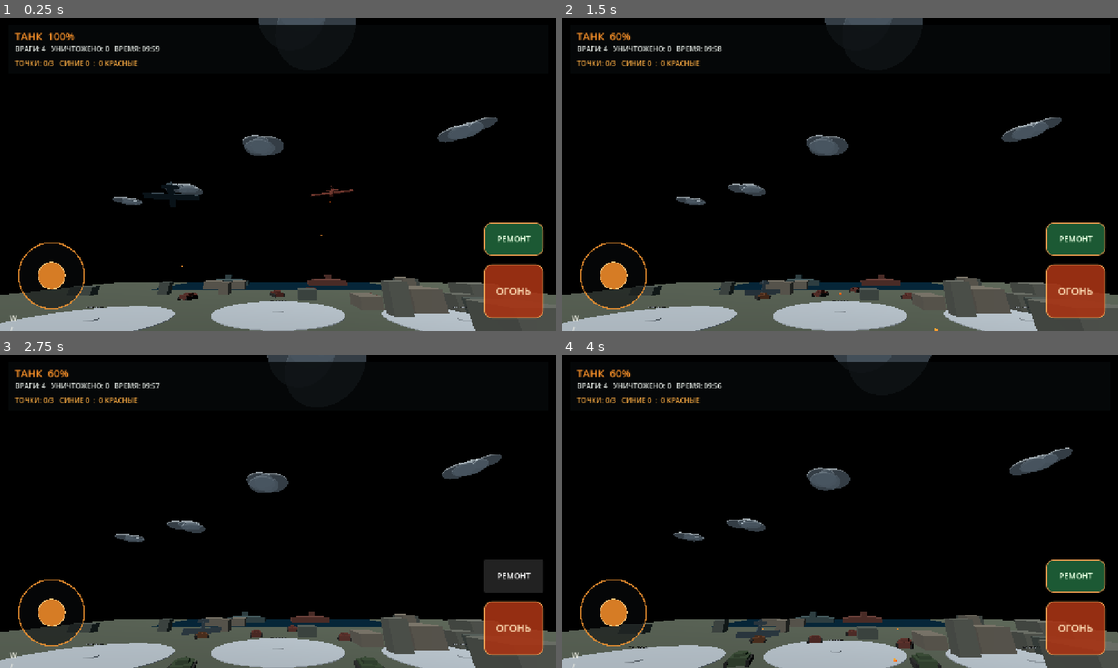
Above: before the commit, frames 1-4 (two rows, left to right).
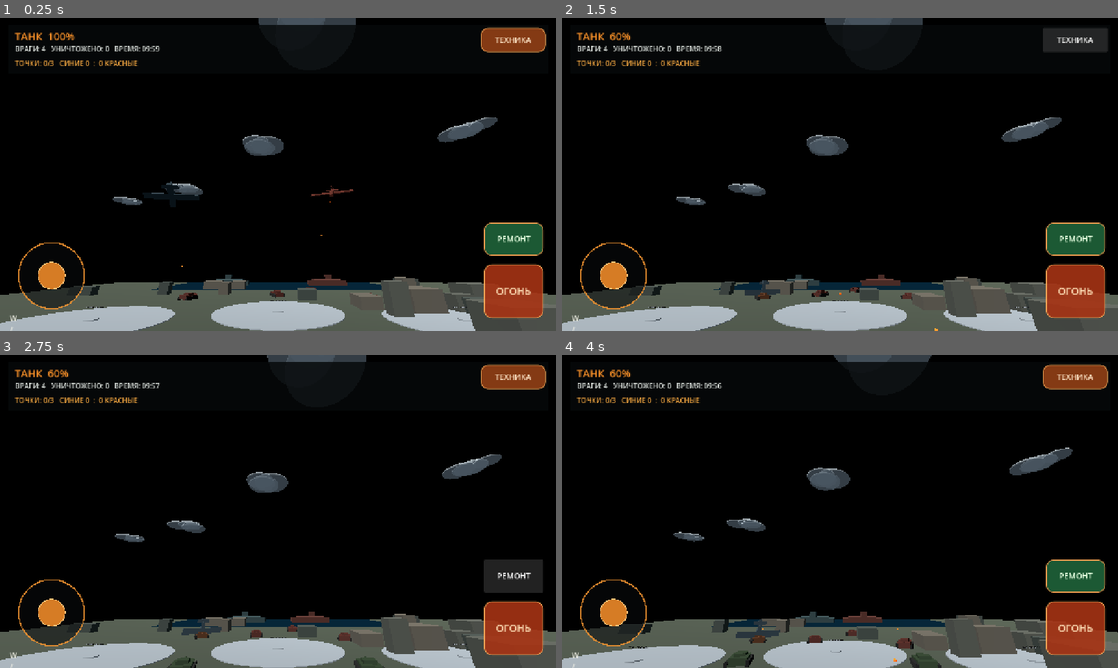
Above: after the commit, the same moments.

Repository: p87010834-ai/WAR-BATTLE-MOBILE
Game: Godot game, scene res://scenes/main.tscn
The game is run twice, just before and just after one commit, with the same random seed, the same clock (stepped at 60 frames per second) and the same inputs.
Inputs (mouse positions are in pixels of both pictures, inside the frame that each line leads up to):
- Up to frame 1 (0.25 s): no input
- Up to frame 2 (1.5 s): click "ОГОНЬ" at 0.5 s; click (1073, 39) at 1.25 s, where only the run after the commit has a clickable "ТЕХНИКА"
- Up to frame 3 (2.75 s): click "РЕМОНТ" at 2 s
- Up to frame 4 (4 s): tap Enter at 2.75 s; drag from (612, 611) to (895, 442) at 2.77 s; drag from (728, 527) to (812, 574) at 3.52 s

The runs differ from the first frame. In frame 1, 0.9% of the frame differs, in the area x 86-99%, y 2-12%; in frame 2, 0.8%; in frame 3, 0.9%; in frame 4, 0.9%.

Commit message:
Add mobile vehicle switching and mode-specific controls

Diff:
--- a/godot/scripts/mobile_controls.gd
+++ b/godot/scripts/mobile_controls.gd
@@ -1,11 +1,25 @@
 extends CanvasLayer
 
 const JoystickScript = preload("res://scripts/virtual_joystick.gd")
+var game_manager: Node
+var current_mode := "tank"
+var fire_button: Button
+var repair_button: Button
 
 func _ready() -> void:
+	game_manager = get_tree().get_first_node_in_group("game_manager")
 	_build_joystick()
 	_build_fire_button()
 	_build_repair_button()
+	_build_vehicle_button()
+
+func _process(_delta: float) -> void:
+	if is_instance_valid(game_manager):
+		var mode: String = str(game_manager.get("current_vehicle_mode"))
+		if mode != current_mode:
+			_release_vehicle_actions()
+			current_mode = mode
+	repair_button.visible = current_mode == "tank"
 
 func _build_joystick() -> void:
 	var stick := Control.new()
@@ -23,7 +37,7 @@
 	stick.vector_changed.connect(_on_joystick_changed)
 
 func _build_fire_button() -> void:
-	var fire_button := Button.new()
+	fire_button = Button.new()
 	fire_button.name = "FireButton"
 	fire_button.text = "ОГОНЬ"
 	fire_button.focus_mode = Control.FOCUS_NONE
@@ -40,11 +54,11 @@
 	fire_button.add_theme_stylebox_override("normal", _button_style(Color(0.65, 0.20, 0.08, 0.9)))
 	fire_button.add_theme_stylebox_override("pressed", _button_style(Color(0.95, 0.42, 0.10, 1.0)))
 	add_child(fire_button)
-	fire_button.button_down.connect(func(): Input.action_press("fire"))
-	fire_button.button_up.connect(func(): Input.action_release("fire"))
+	fire_button.button_down.connect(_fire_down)
+	fire_button.button_up.connect(_fire_up)
 
 func _build_repair_button() -> void:
-	var repair_button := Button.new()
+	repair_button = Button.new()
 	repair_button.name = "RepairButton"
 	repair_button.text = "РЕМОНТ"
 	repair_button.focus_mode = Control.FOCUS_NONE
@@ -79,10 +93,56 @@
 	return style
 
 func _on_joystick_changed(value: Vector2) -> void:
-	_set_action("turn_left", value.x < -0.18)
-	_set_action("turn_right", value.x > 0.18)
-	_set_action("move_forward", value.y < -0.18)
-	_set_action("move_backward", value.y > 0.18)
+	if current_mode == "aircraft":
+		_set_action("air_yaw_left", value.x < -0.18)
+		_set_action("air_yaw_right", value.x > 0.18)
+		_set_action("air_pitch_up", value.y < -0.18)
+		_set_action("air_pitch_down", value.y > 0.18)
+	elif current_mode == "ship":
+		_set_action("ship_turn_left", value.x < -0.18)
+		_set_action("ship_turn_right", value.x > 0.18)
+		_set_action("ship_forward", value.y < -0.18)
+		_set_action("ship_reverse", value.y > 0.18)
+	else:
+		_set_action("turn_left", value.x < -0.18)
+		_set_action("turn_right", value.x > 0.18)
+		_set_action("move_forward", value.y < -0.18)
+		_set_action("move_backward", value.y > 0.18)
+
+func _build_vehicle_button() -> void:
+	var button := Button.new()
+	button.name = "VehicleSwitchButton"
+	button.text = "ТЕХНИКА"
+	button.focus_mode = Control.FOCUS_NONE
+	button.anchor_left = 1.0
+	button.anchor_right = 1.0
+	button.offset_left = -174.0
+	button.offset_right = -24.0
+	button.offset_top = 22.0
+	button.offset_bottom = 78.0
+	button.add_theme_font_size_override("font_size", 18)
+	button.add_theme_color_override("font_color", Color(1.0, 0.9, 0.78))
+	button.add_theme_stylebox_override("normal", _button_style(Color(0.55, 0.24, 0.08, 0.94)))
+	button.add_theme_stylebox_override("pressed", _button_style(Color(0.9, 0.4, 0.1, 1.0)))
+	add_child(button)
+	button.pressed.connect(_switch_vehicle)
+
+func _switch_vehicle() -> void:
+	if is_instance_valid(game_manager) and game_manager.has_method("switch_player_vehicle"):
+		game_manager.switch_player_vehicle()
+
+func _fire_down() -> void:
+	var action := "air_fire" if current_mode == "aircraft" else "ship_fire" if current_mode == "ship" else "fire"
+	Input.action_press(action)
+
+func _fire_up() -> void:
+	var action := "air_fire" if current_mode == "aircraft" else "ship_fire" if current_mode == "ship" else "fire"
+	Input.action_release(action)
+
+func _release_vehicle_actions() -> void:
+	for action in ["turn_left", "turn_right", "move_forward", "move_backward", "air_yaw_left", "air_yaw_right", "air_pitch_up", "air_pitch_down", "ship_turn_left", "ship_turn_right", "ship_forward", "ship_reverse", "fire", "air_fire", "ship_fire"]:
+		if Input.is_action_pressed(action):
+			Input.action_release(action)
 
 func _set_action(action_name: String, pressed: bool) -> void:
 	if pressed and not Input.is_action_pressed(action_name):
